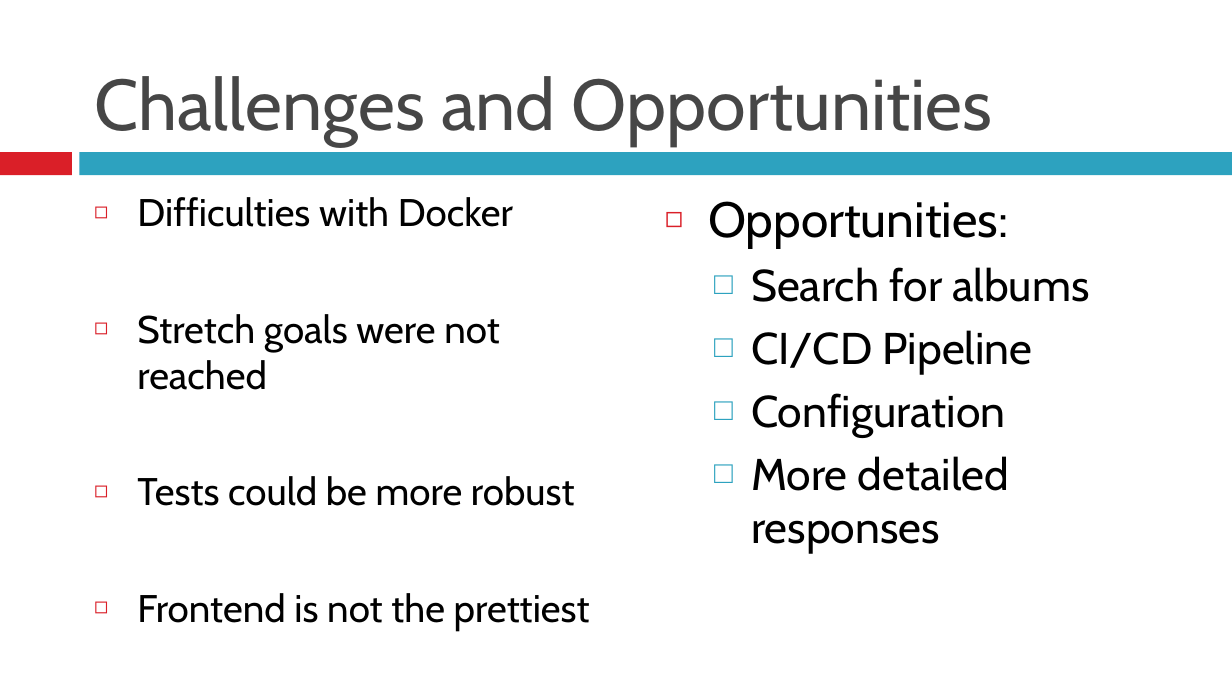
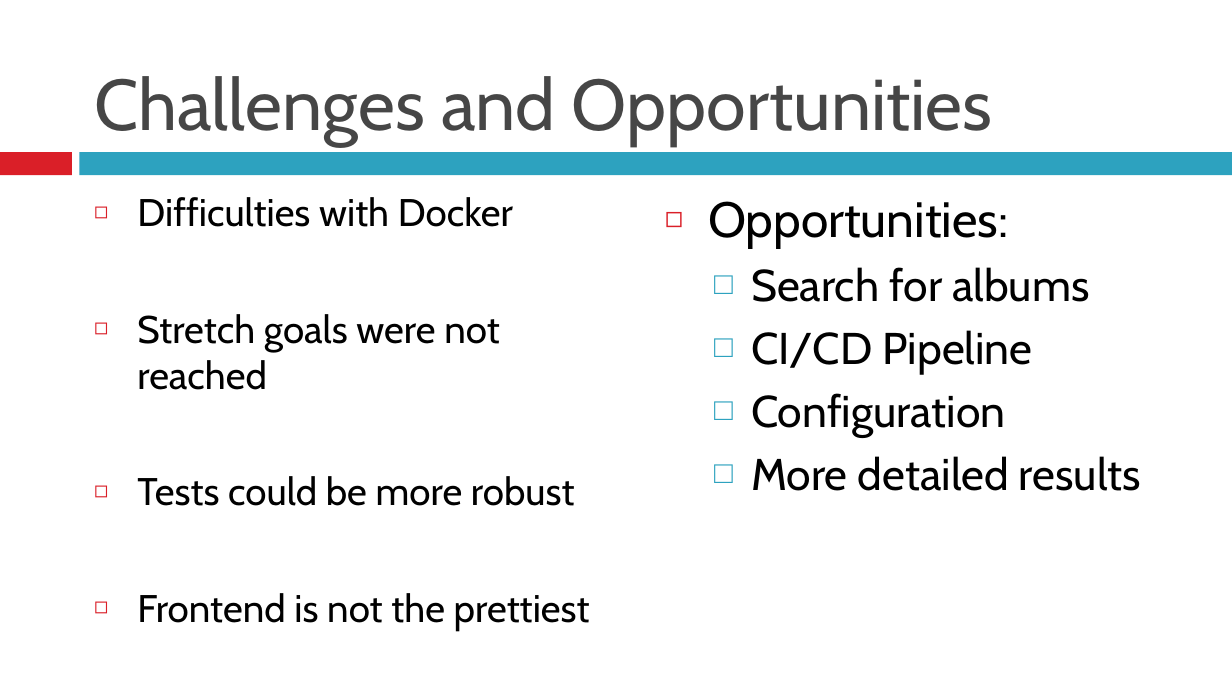
Before and after one commit to tah5950/Course_Project_Earworm, a slide deck: slide 5 of Project Earworm.pptx. Drawn at 1232x693 pixels with LibreOffice and Linux fonts; fonts in the diff are those of the drawing. Boxes give left, top, right and bottom in pixels: in the first picture for what was removed or moved away, otherwise in the second. Text is boxed around its words. In the diff, an @@ line names an element or a change of style, - is before the commit and + after.

Commit message:
update ppt

```diff
--- a/Project Earworm.pptx
+++ b/Project Earworm.pptx
@@ text at box(751, 456, 1141, 491): text changed @@
-  □ More detailed responses
+  □ More detailed results
```
Also in this commit, not shown: 1 slide added, 2 other files.
